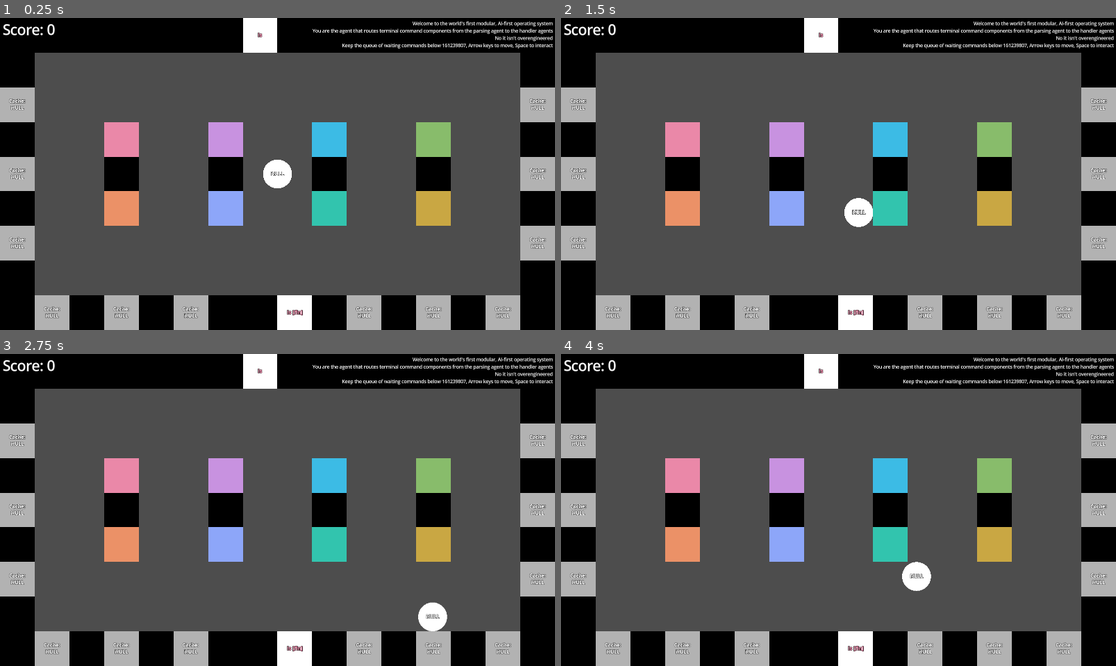
Above: before the commit, frames 1-4 (two rows, left to right).
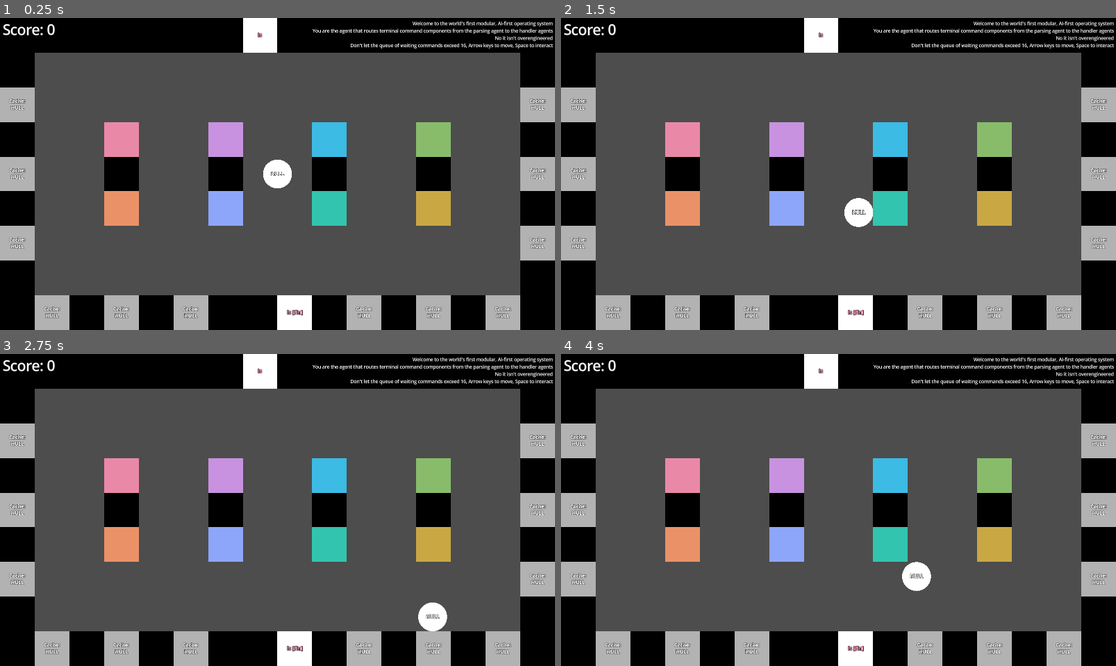
Above: after the commit, the same moments.

Repository: mxadams/blasterhacks26
Game: Godot game, scene res://scenes/game.tscn
The game is run twice, just before and just after one commit, with the same random seed, the same clock (stepped at 60 frames per second) and the same inputs.
Inputs:
- Up to frame 1 (0.25 s): no input
- Up to frame 2 (1.5 s): tap Enter at 0.5 s; hold Right (right) 0.53-1.28 s; tap Space (interact) at 0.6, 1.25, 1.35 s; hold Down (down) from 1.28 s (still down)
- Up to frame 3 (2.75 s): release Down (down) at 2.03 s; hold Right (right) from 2.03 s (still down); tap Space (interact) at 2.1 s
- Up to frame 4 (4 s): release Right (right) at 2.78 s; hold Up (up) 2.78-3.53 s; tap Space (interact) at 2.85, 3.6 s; tap Enter at 3.5 s; hold Left (left) from 3.53 s (still down)

The runs differ from the first frame. In frame 1, 0.2% of the frame differs, in the area x 61-100%, y 8-10%; in frame 2, 0.2%; in frame 3, 0.2%; in frame 4, 0.2%.

Commit message:
finalize project

Diff:
--- a/scenes/background_music.tscn
+++ b/scenes/background_music.tscn
@@ -4,6 +4,6 @@
 
 [node name="BackgroundMusic" type="AudioStreamPlayer2D" unique_id=1496500460]
 stream = ExtResource("1_83psx")
-volume_db = -3.0
+volume_db = -6.0
 autoplay = true
 parameters/looping = true
--- a/scenes/game.tscn
+++ b/scenes/game.tscn
@@ -21,6 +21,10 @@
 sources/0 = SubResource("TileSetScenesCollectionSource_gee14")
 
 [sub_resource type="StyleBoxEmpty" id="StyleBoxEmpty_gee14"]
+
+[sub_resource type="StyleBoxEmpty" id="StyleBoxEmpty_0tnpc"]
+
+[sub_resource type="StyleBoxEmpty" id="StyleBoxEmpty_vtaks"]
 
 [node name="Game" type="Node" unique_id=146275282]
 script = ExtResource("1_lbhrr")
@@ -85,4 +89,37 @@
 text = "Placeholder"
 horizontal_alignment = 2
 
+[node name="Control2" type="Control" parent="." unique_id=2144348884]
+layout_mode = 3
+anchors_preset = 15
+anchor_right = 1.0
+anchor_bottom = 1.0
+grow_horizontal = 2
+grow_vertical = 2
+
+[node name="MarginContainer" type="MarginContainer" parent="Control2" unique_id=1886512818]
+custom_minimum_size = Vector2(1920, 1080)
+layout_mode = 1
+anchors_preset = 15
+anchor_right = 1.0
+anchor_bottom = 1.0
+grow_horizontal = 2
+grow_vertical = 2
+
+[node name="RichTextLabel" type="RichTextLabel" parent="Control2/MarginContainer" unique_id=1232277946]
+layout_mode = 2
+theme_override_colors/default_color = Color(1, 1, 1, 1)
+theme_override_constants/outline_size = 16
+theme_override_font_sizes/normal_font_size = 120
+theme_override_font_sizes/bold_font_size = 120
+theme_override_font_sizes/bold_italics_font_size = 120
+theme_override_font_sizes/italics_font_size = 120
+theme_override_font_sizes/mono_font_size = 120
+theme_override_styles/normal = SubResource("StyleBoxEmpty_0tnpc")
+theme_override_styles/focus = SubResource("StyleBoxEmpty_vtaks")
+bbcode_enabled = true
+fit_content = true
+horizontal_alignment = 1
+vertical_alignment = 1
+
 [connection signal="timeout" from="Timer" to="." method="_on_timer_timeout"]
--- a/scripts/game.gd
+++ b/scripts/game.gd
@@ -4,6 +4,7 @@
 @onready var label_left = $Control/MarginContainer/HBoxContainer/LabelLeft
 @onready var label_right = $Control/MarginContainer/HBoxContainer/LabelRight
 @onready var speed_display_digits: int = 3
+@onready var game_over_text_label = $Control2/MarginContainer/RichTextLabel
 
 var speed_display_factor: float = pow(10.0,speed_display_digits)
 
@@ -18,12 +19,13 @@
 	label_right.text = "Welcome to the world's first modular, AI-first operating system"
 	label_right.text += "\nYou are the agent that routes terminal command components from the parsing agent to the handler agents"
 	label_right.text += "\nNo it isn't overengineered"
-	label_right.text += "\nKeep the queue of waiting commands below " + str(Global.GAMERULE.MAX_SUBMIT_LEN) + ", Arrow keys to move, Space to interact"
+	label_right.text += "\nDon't let the queue of waiting commands exceed " + str(Global.GAMERULE.MAX_SUBMIT_LEN) + ", Arrow keys to move, Space to interact"
 	if len(Global.SUBMIT_QUEUE) > Global.GAMERULE.MAX_SUBMIT_LEN:
-		print("GAME OVER")
+		game_over_text_label.text = "[b]Queue Exceeded " + str(Global.GAMERULE.MAX_SUBMIT_LEN) + "\nGAME OVER[/b]"
+		await get_tree().create_timer(1.0).timeout
 
 func _on_timer_timeout():
 	Global.GAMERULE.difficulty_level += 1
-	Global.PLAYER.move_speed += Global.GAMERULE.PLAYER_SPEED_INCREASE
+	Global.PLAYER.move_speed *= Global.GAMERULE.PLAYER_SPEED_INCREASE
 	if Global.GAMERULE.difficulty_level > 1 and (Global.GAMERULE.difficulty_level & (Global.GAMERULE.difficulty_level - 1)) == 0:
 		Global.GAMERULE.max_command_length += 1
--- a/scripts/global.gd
+++ b/scripts/global.gd
@@ -52,6 +52,6 @@
 	var score: int = 0
 	const COMMAND_SPAWN_TIME: float = 10.0 # seconds
 	const DIFFICULTY_INCREASE_TIME: float = 15.0 # seconds
-	const PLAYER_SPEED_INCREASE: float = 0.01 * Global.PLAYER.MOVE_SPEED_BASE
-	const MAX_SUBMIT_LEN: int = 161239807
+	const PLAYER_SPEED_INCREASE: float = 1.01
+	const MAX_SUBMIT_LEN: int = 16
 var GAMERULE := GameRuleData.new()
